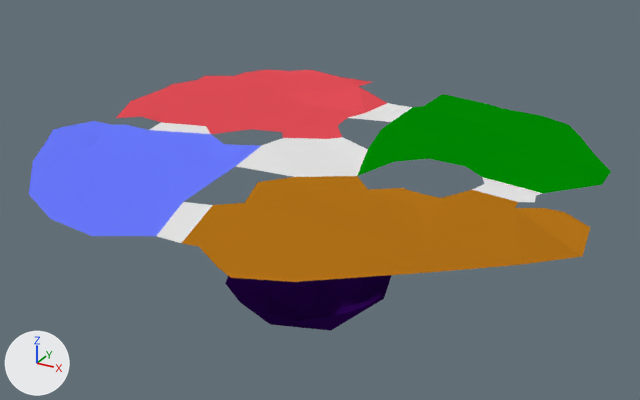
Renders of the Blender file ProjectLuna/WIP Assets/realm_floor.blend from each side of a commit.
Camera for both pictures: a 50 mm camera at (5.87, -9.78, 4.64) aimed at (0.3, 0.36, -0.42). Arrows for +X, +Y and +Z are at lower left; the lights stay in place.
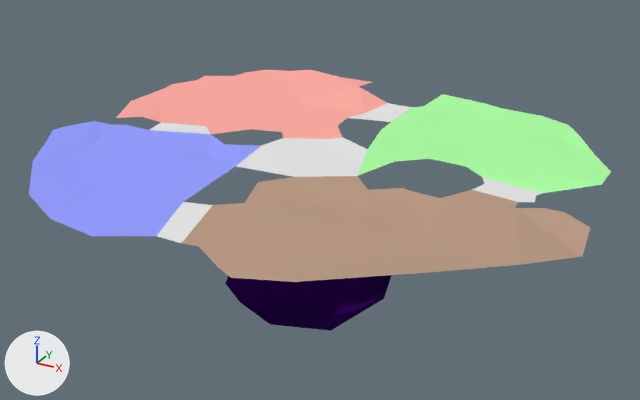
The change, as a list of edits to the scene's bpy script:
```text
Change mat_material:
    mat_material.base_color: (0.0, 0.253, 0.000671) -> (0.419, 1.0, 0.377)  # green #008a02 -> green #adffa5
Change mat_material_002:
    mat_material_002.base_color: (0.458, 0.172, 0.00963) -> (0.5, 0.337, 0.243)  # orange #b47319 -> beige #bc9d87
Change mat_material_003:
    mat_material_003.base_color: (0.146, 0.198, 1.0) -> (0.306, 0.353, 1.0)  # blue #6b7bff -> blue #96a0ff
Change mat_material_004:
    mat_material_004.base_color: (0.774, 0.0776, 0.0962) -> (1.0, 0.416, 0.365)  # red #e44f57 -> pink #ffada3
```

Pixel boxes (x1, y1, x2, y2) of what changed, in the pictures (640 x 400 px):
'Plane', recoloured
    both: (29, 69, 611, 285)
